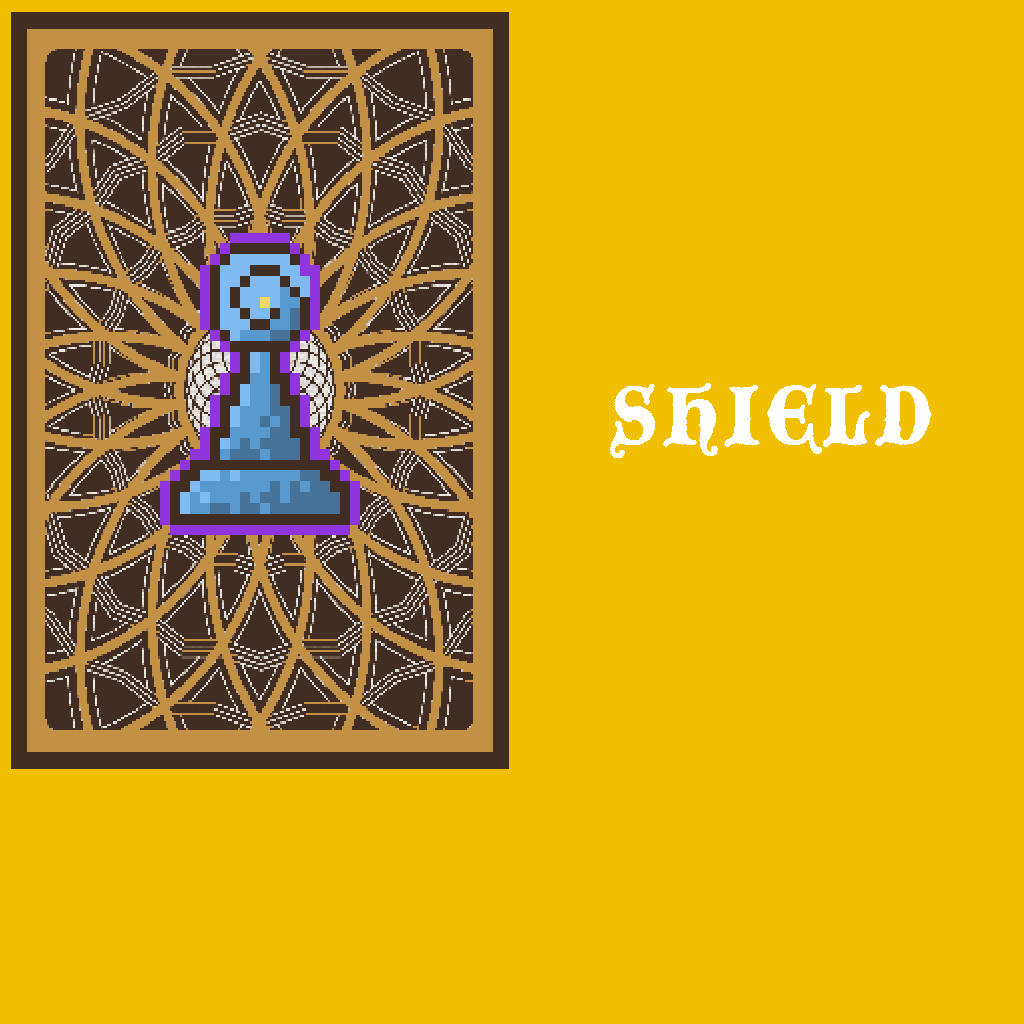
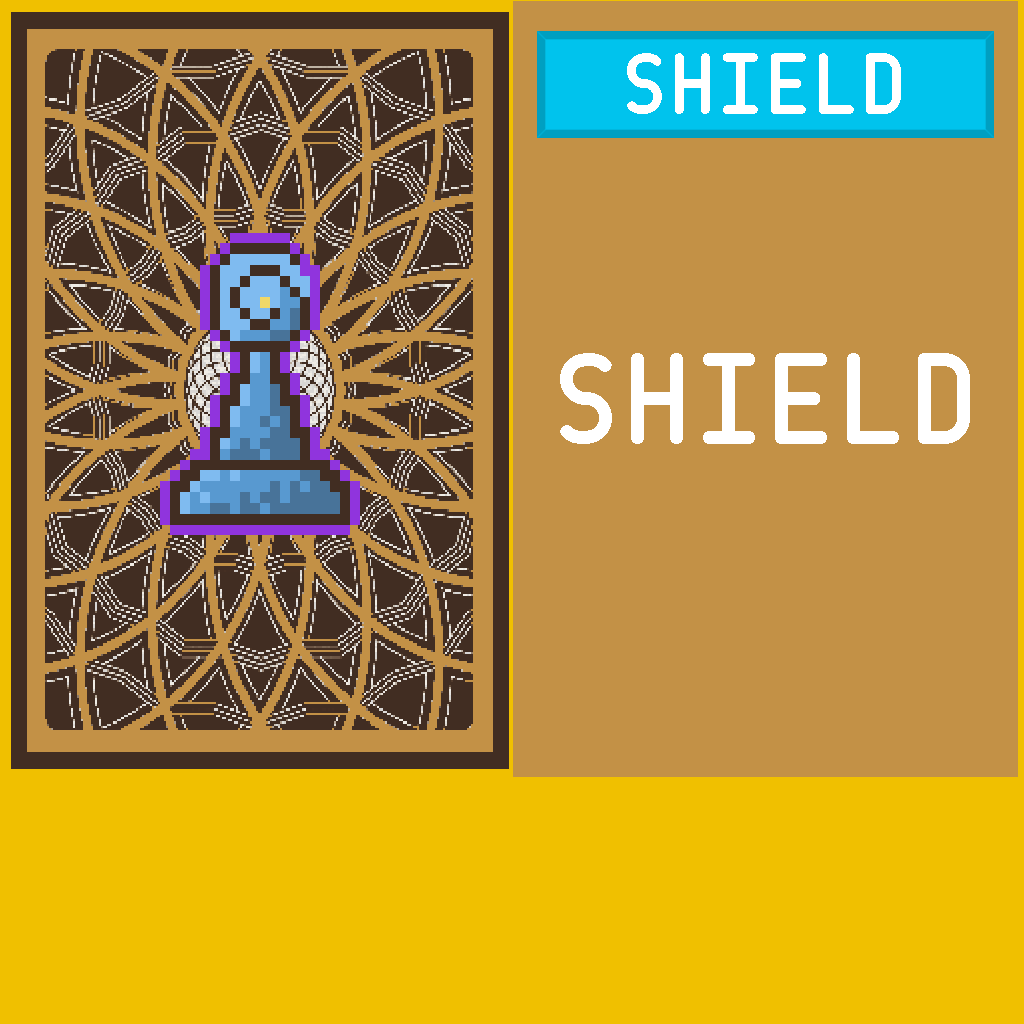
Layered file, before and after one edit (1024 x 1024). Changes by layer:
added group "Common" (5th of 7, in "Other Cards" › "Shield") with 2 layers in group "Shield" over (537, 31, 994, 138)
added layer "SHIELD" in group "Common" over (627, 53, 901, 114)
added layer "Header Box" (5th of 6, in "Other Cards" › "Shield" › "Common") in group "Common" over (537, 31, 994, 138)
painted on "Card Content" (5th of 10, in "Other Cards" › "Shield") over (560, 353, 970, 458)
added layer "Card Base" in group "Common" over (513, 1, 1018, 777)
